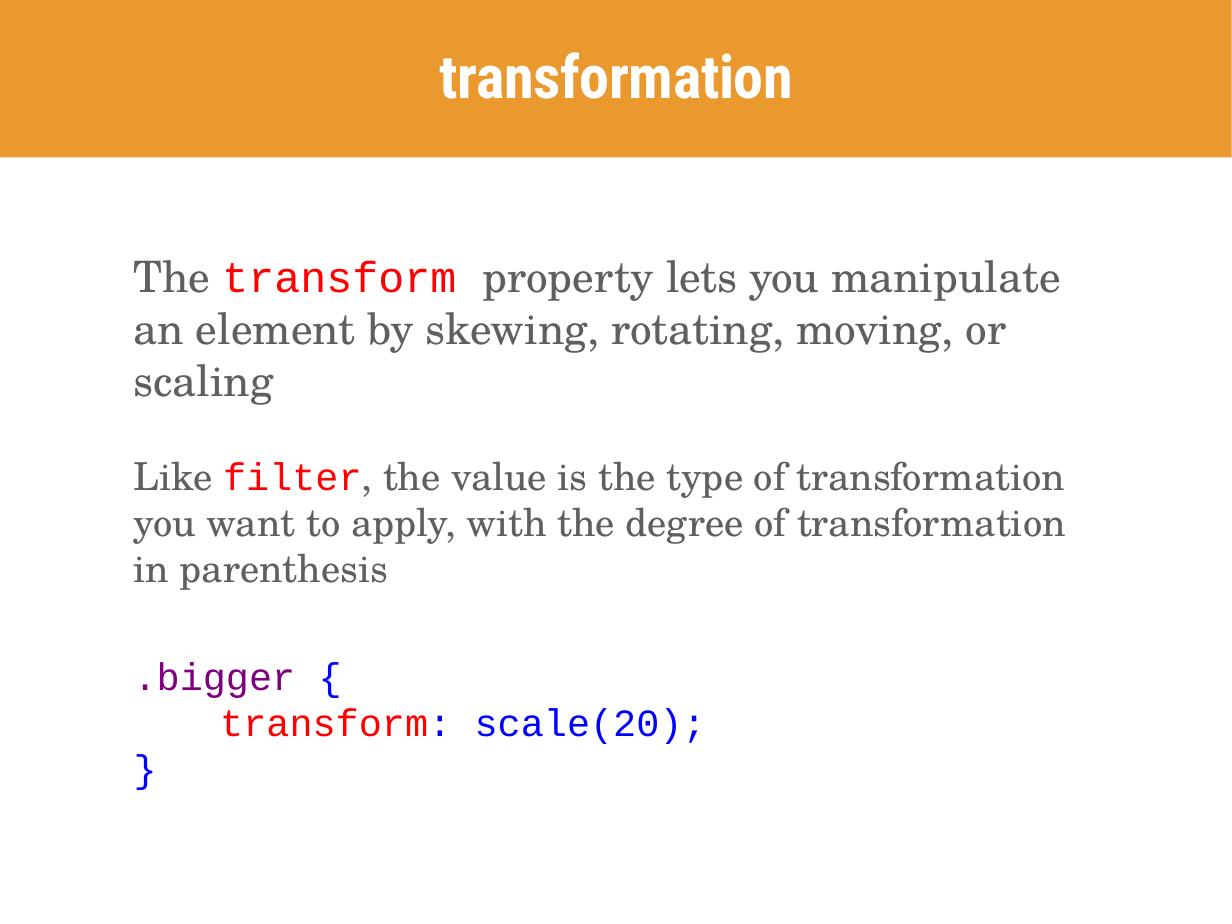
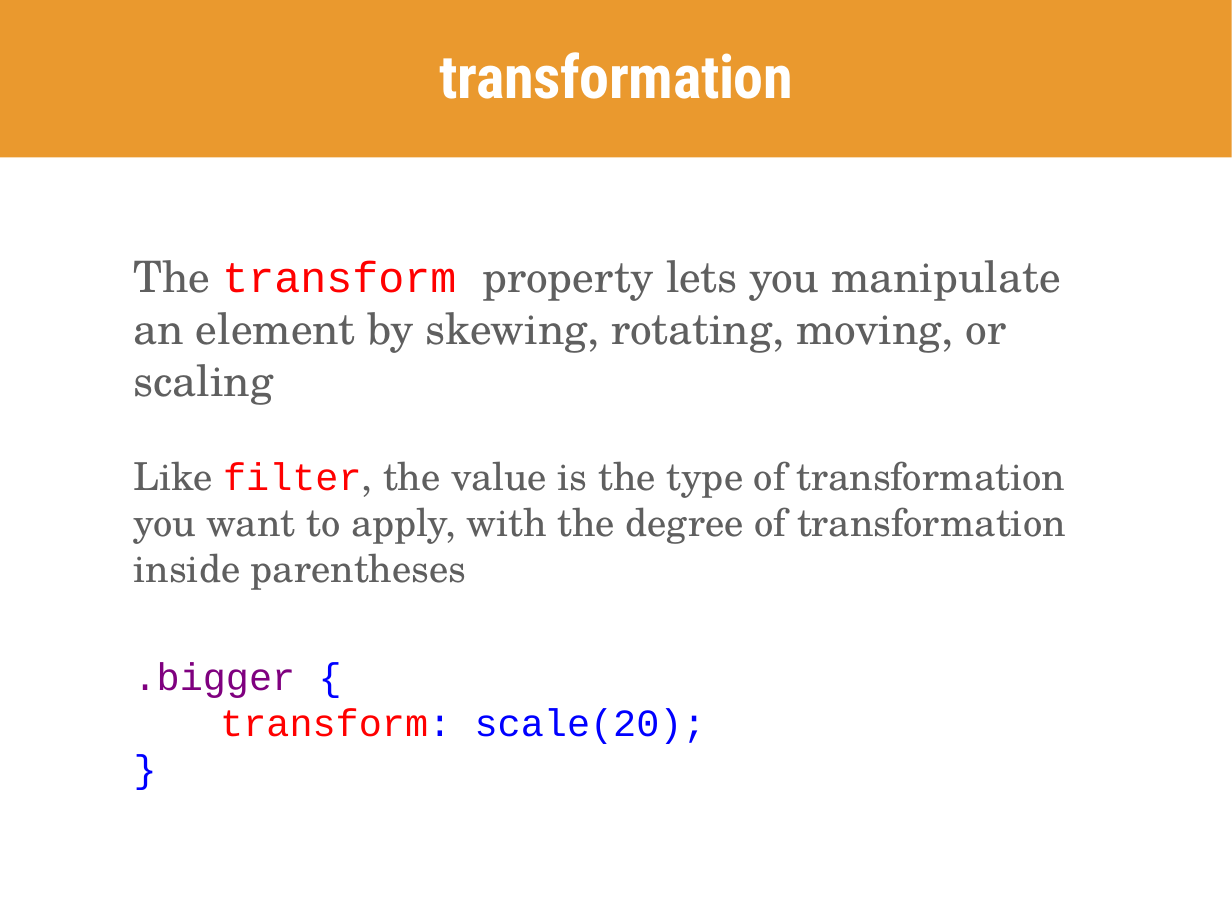
Before and after one commit to skornfeld/svc-class-jan-2018, a slide deck: slide 55 of slides/week-5.pptx (slide 52 before the commit). Drawn at 1232x924 pixels with LibreOffice and Linux fonts; fonts in the diff are those of the drawing. Boxes give left, top, right and bottom in pixels: in the first picture for what was removed or moved away, otherwise in the second. Text is boxed around its words. In the diff, an @@ line names an element or a change of style, - is before the commit and + after.

```diff
--- a/slides/week-5.pptx
+++ b/slides/week-5.pptx
@@ text at (134,461,1066,590): text changed @@
-Like filter, the value is the type of transformation you want to apply, with the degree of transformation in parenthesis
+Like filter, the value is the type of transformation you want to apply, with the degree of transformation inside parentheses
```
Also in this commit, not shown: 9 other slides changed, 9 slides added, 3 slides removed, 2 other files.
